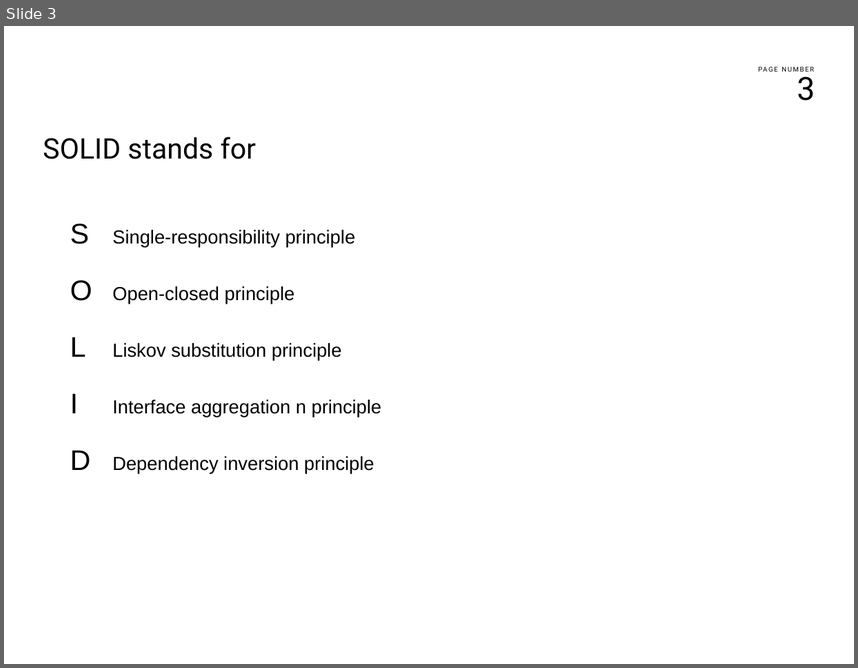
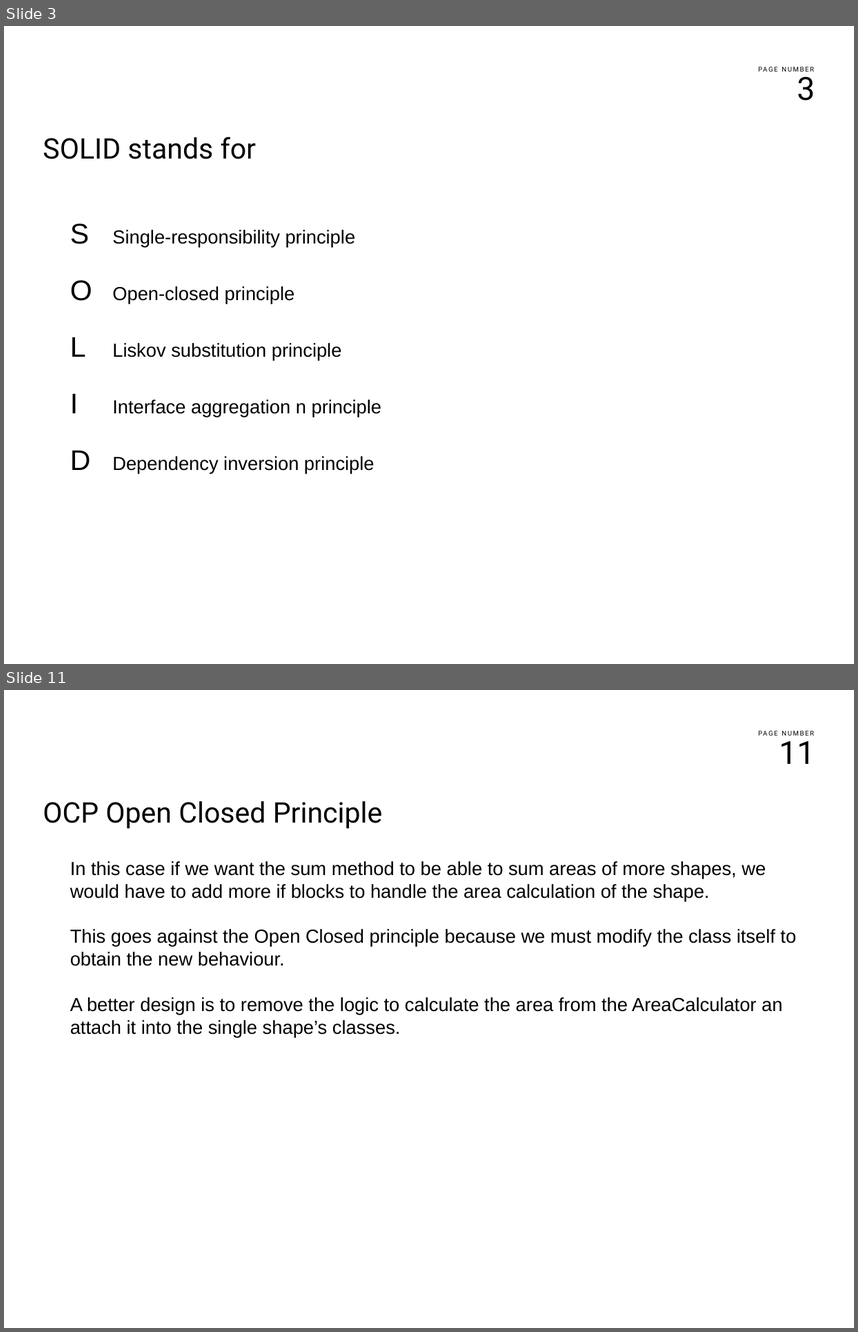
Before and after one commit to franco-melandri/SOLID, a slide deck: docs/solid.pptx. Shown one above the other, each under a label of ours: slide 3 before the commit, slides 3 and 11 after it; the slides between them are not shown. The pictures are 858x668 and 858x1332 pixels, drawn with LibreOffice and Linux fonts; fonts in the diff are those of the drawing; background and template pictures are left out. Boxes give left, top, right and bottom in pixels: in the first picture for what was removed or moved away, otherwise in the second. Text is boxed around its words. In the diff, an @@ line names an element or a change of style, - is before the commit and + after.

```diff
--- a/docs/solid.pptx
+++ b/docs/solid.pptx
@@ slide 11 added at (x1=4, y1=690, x2=854, y2=1328), background #FFFFFF; not listed: 2 template elements that a slide beside it also shows @@
@@ text added at (x1=43, y1=801, x2=383, y2=829), 24 pt, text #000000 @@
+OCP Open Closed Principle
@@ text added at (x1=70, y1=861, x2=796, y2=1038), 16 pt, text #000000 @@
+In this case if we want the sum method to be able to sum areas of more shapes, we would have to add more if blocks to handle the area calculation of the shape.
+This goes against the Open Closed principle because we must modify the class itself to obtain the new behaviour.
+A better design is to remove the logic to calculate the area from the AreaCalculator an attach it into the single shape’s classes.
```
Also in this commit, not shown: 4 slides changed, 4 other slides added, 6 other files.
